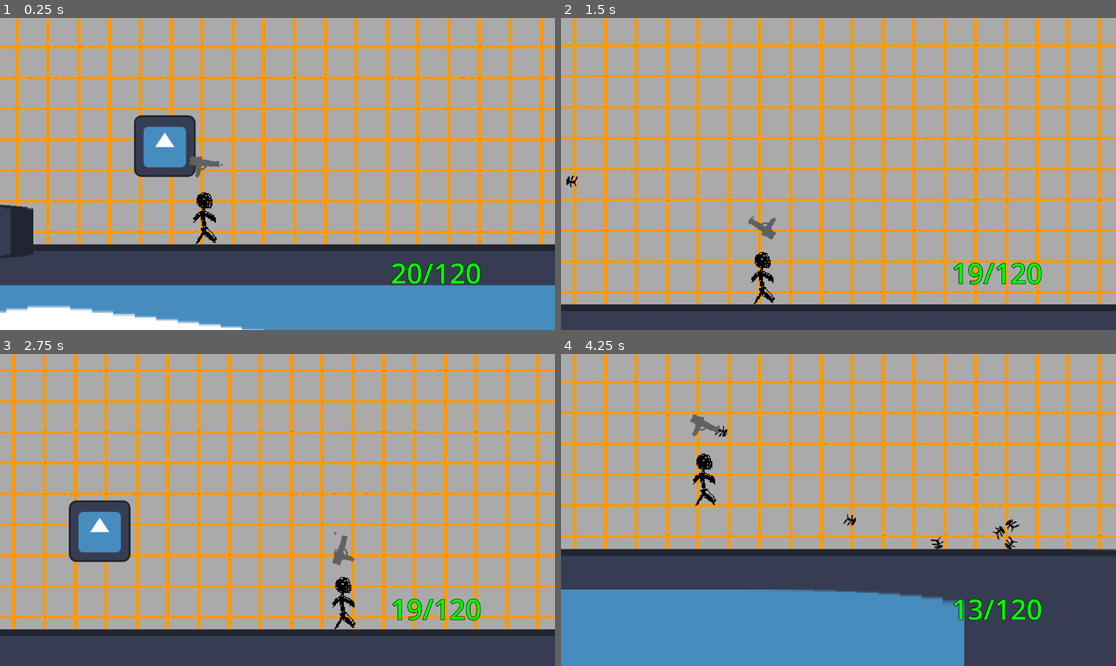
Above: before the commit, frames 1-4 (two rows, left to right).
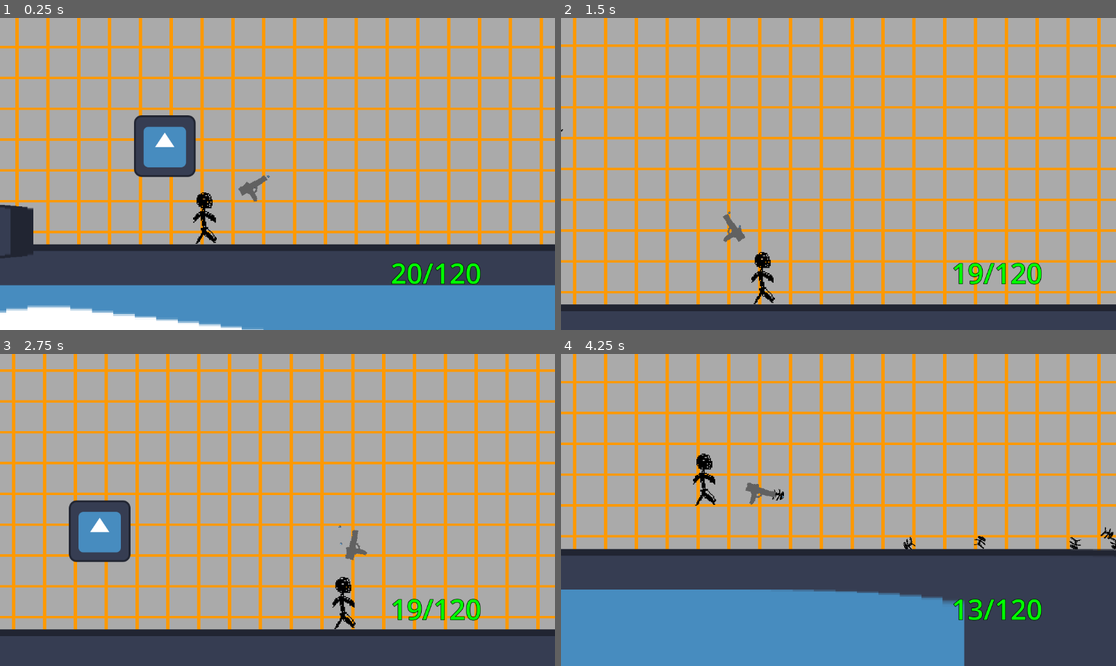
Above: after the commit, the same moments.

Repository: xelaxefensor/Maturitni-prace-Vyvoj-v-hernim-enginu
Game: Godot game, scene res://scenes/test_01.tscn
Two runs of this game, one before a commit and one after it. Both use one fixed random seed, a clock stepped at 60 frames per second and the inputs below. The engine's default icon, where the game draws it, is replaced by a stand-in: a white triangle on a blue panel in a dark square.
Inputs (mouse positions are in pixels of both pictures, inside the frame that each line leads up to):
- Up to frame 1 (0.25 s): no input
- Up to frame 2 (1.5 s): tap Enter at 0.5 s; move the mouse to (960, 158) at 0.52 s; hold Right mouse button (camera_focus) 0.53-1.28 s; hold Right (move_right) from 0.53 s (still down); tap Up (move_up) at 0.77 s; move the mouse to (727, 189) at 1.27 s; click (727, 189) at 1.35 s
- Up to frame 3 (2.75 s): tap Up (move_up) at 1.52 s; move the mouse to (333, 441) at 2.02 s; release Right (move_right) at 2.03 s; hold Left (move_left) from 2.03 s (still down); hold Shift (move_run) from 2.03 s (still down)
- Up to frame 4 (4.25 s): move the mouse to (810, 572) at 2.77 s; release Left (move_left) at 2.78 s; release Shift (move_run) at 2.78 s; hold Right (move_right) from 2.78 s (still down); right-click (810, 572) at 2.85 s; tap Up (move_up) at 3.02, 3.77 s; move the mouse to (1005, 556) at 3.52 s; press the mouse at (1005, 556) at 3.53 s

The runs differ from the first frame. In frame 1, 0.3% of the frame differs, in the area x 34-49%, y 44-60%; in frame 2, 0.4%; in frame 3, 0.3%; in frame 4, 0.8%, in the area x 23-100%, y 19-63%.

Commit message:
weapon

Diff:
--- a/Maturitní práce - Hra/scenes/Player.tscn
+++ b/Maturitní práce - Hra/scenes/Player.tscn
@@ -1,6 +1,6 @@
 [gd_scene load_steps=5 format=3 uid="uid://bx4vhvu8j2m8n"]
 
-[ext_resource type="Script" path="res://scripts/Player.gd" id="1_3hima"]
+[ext_resource type="Script" path="res://scripts/player.gd" id="1_3hima"]
 [ext_resource type="Script" path="res://addons/smoothing/smoothing_2d.gd" id="2_07bar"]
 [ext_resource type="Texture2D" uid="uid://cpcsb6tybsnoc" path="res://sprites/player.png" id="3_w5ugx"]
 
--- /dev/null
+++ b/Maturitní práce - Hra/scenes/arm.tscn
@@ -0,0 +1,3 @@
+[gd_scene format=3 uid="uid://ct7g48t5x5t4a"]
+
+[node name="arm" type="Node2D"]
--- /dev/null
+++ b/Maturitní práce - Hra/scenes/player_arm.tscn
@@ -0,0 +1,10 @@
+[gd_scene load_steps=2 format=3 uid="uid://dkpputlp2gklf"]
+
+[ext_resource type="Script" path="res://scripts/player_arm.gd" id="1_fth7e"]
+
+[node name="player_arm" type="Node2D"]
+script = ExtResource("1_fth7e")
+
+[node name="arm_base" type="Node2D" parent="."]
+
+[node name="arm_end" type="Node2D" parent="."]
--- a/Maturitní práce - Hra/scenes/player_camera.tscn
+++ b/Maturitní práce - Hra/scenes/player_camera.tscn
@@ -1,6 +1,6 @@
 [gd_scene load_steps=2 format=3 uid="uid://cu4gte2qdrwdc"]
 
-[ext_resource type="Script" path="res://scripts/PlayerCamera.gd" id="1_7py22"]
+[ext_resource type="Script" path="res://scripts/player_camera.gd" id="1_7py22"]
 
 [node name="Camera2D" type="Camera2D"]
 offset = Vector2(0, -150)
--- a/Maturitní práce - Hra/scenes/player_ui.tscn
+++ b/Maturitní práce - Hra/scenes/player_ui.tscn
@@ -1,6 +1,6 @@
 [gd_scene load_steps=3 format=3 uid="uid://cj6nb15yb76ka"]
 
-[ext_resource type="Script" path="res://scripts/AmmoLabel.gd" id="1_fc8f4"]
+[ext_resource type="Script" path="res://scripts/ammo_label.gd" id="1_fc8f4"]
 
 [sub_resource type="LabelSettings" id="LabelSettings_8ye4f"]
 font_size = 58
--- a/Maturitní práce - Hra/scenes/test_01.tscn
+++ b/Maturitní práce - Hra/scenes/test_01.tscn
@@ -1,9 +1,10 @@
-[gd_scene load_steps=9 format=3 uid="uid://ta3b1d2vaveo"]
+[gd_scene load_steps=10 format=3 uid="uid://ta3b1d2vaveo"]
 
-[ext_resource type="Environment" uid="uid://dn5innowebx5y" path="res://enviroment_main.tres" id="1_5jx3o"]
+[ext_resource type="Environment" uid="uid://djgihexpv3200" path="res://enviroment_main.tres" id="1_5jx3o"]
 [ext_resource type="Texture2D" uid="uid://dje3oj7pugdh7" path="res://sprites/icon.svg" id="2_kx5ch"]
 [ext_resource type="PackedScene" uid="uid://bx4vhvu8j2m8n" path="res://scenes/Player.tscn" id="3_krkyw"]
 [ext_resource type="PackedScene" uid="uid://cks1e88uoy31b" path="res://scenes/weapon_1.tscn" id="4_5pdqg"]
+[ext_resource type="PackedScene" uid="uid://dkpputlp2gklf" path="res://scenes/player_arm.tscn" id="4_qsd50"]
 [ext_resource type="Texture2D" uid="uid://bfita84ixpc7e" path="res://sprites/untitled.png" id="5_28eeh"]
 [ext_resource type="PackedScene" uid="uid://cu4gte2qdrwdc" path="res://scenes/player_camera.tscn" id="6_72b7l"]
 [ext_resource type="PackedScene" uid="uid://cj6nb15yb76ka" path="res://scenes/player_ui.tscn" id="7_obedy"]
@@ -87,8 +88,10 @@
 z_index = 5
 position = Vector2(-150, -77)
 
-[node name="Weapon" parent="Player" instance=ExtResource("4_5pdqg")]
-position = Vector2(-0.999992, -106)
+[node name="player_arm" parent="Player" instance=ExtResource("4_qsd50")]
+
+[node name="Weapon" parent="Player/player_arm" instance=ExtResource("4_5pdqg")]
+position = Vector2(-0.999985, -106)
 
 [node name="TextureRect" type="TextureRect" parent="."]
 z_as_relative = false
--- a/Maturitní práce - Hra/scenes/weapon_1.tscn
+++ b/Maturitní práce - Hra/scenes/weapon_1.tscn
@@ -12,6 +12,8 @@
 script = ExtResource("4_iinw4")
 
 [node name="Sprite2D" type="Sprite2D" parent="Smoothing2D"]
+z_index = 15
+z_as_relative = false
 texture = ExtResource("1_joju6")
 
 [node name="BulletSpawn" type="Node2D" parent="."]
--- a/Maturitní práce - Hra/scripts/AmmoLabel.gd
+++ b/Maturitní práce - Hra/scripts/ammo_label.gd
@@ -4,7 +4,7 @@
 var weapon
 # Called when the node enters the scene tree for the first time.
 func _ready():
-	weapon = get_node("/root/Node2D/Player/Weapon")
+	weapon = get_node("/root/Node2D/Player/player_arm/Weapon")
 	weapon.ammoChanged.connect(_on_ammo_changed)
 
 
--- /dev/null
+++ b/Maturitní práce - Hra/scripts/player_arm.gd
@@ -0,0 +1,20 @@
+extends Node2D
+
+var armBase
+var armEnd
+var itemInHand
+var armLenght =	120.0
+
+# Called when the node enters the scene tree for the first time.
+func _ready():
+	armBase = get_node("arm_base")
+	armEnd = get_node("arm_end")
+	itemInHand = get_node("Weapon")
+
+
+# Called every frame. 'delta' is the elapsed time since the previous frame.
+func _process(delta):
+	var screenCords = self.get_global_transform_with_canvas().get_origin()
+
+	armEnd.position = armBase.position + (get_viewport().get_mouse_position() - screenCords).normalized() * clamp(armBase.position.distance_to(armBase.position + (get_viewport().get_mouse_position() - screenCords)), -armLenght, armLenght)
+	itemInHand.position = armEnd.position
--- a/Maturitní práce - Hra/scripts/weapon.gd
+++ b/Maturitní práce - Hra/scripts/weapon.gd
@@ -14,6 +14,8 @@
 var bulletForce = 3000
 var reloading = false
 
+var target
+
 signal ammoChanged(currentMagCount,currentAmmoCount)
 
 # Called when the node enters the scene tree for the first time.
@@ -24,6 +26,8 @@
 	bulletSpawn = get_node("BulletSpawn")
 	reloadTimer = get_node("ReloadTimer")
 	fireRateTimer = get_node("FireRateTimer")
+
+	target = get_node("/root/Node2D/Player")
 
 
 # Called every frame. 'delta' is the elapsed time since the previous frame.
@@ -37,10 +41,15 @@
 
 		fireRateZero = false
 		fireRateTimer.start()
+	print(target.position)
 
-
-	var screenCords = self.get_global_transform_with_canvas().get_origin()
+	var screenCords = target.get_global_transform_with_canvas().get_origin()
 	rotation=(screenCords.angle_to_point(get_viewport().get_mouse_position()))
+	print(rotation)
+	if rotation < -1.5 or rotation > 1.5:
+		get_node("Smoothing2D/Sprite2D").set_flip_v(true)
+	else:
+		get_node("Smoothing2D/Sprite2D").set_flip_v(false)
 
 func _on_fire_rate_timer_timeout():
 	fireRateZero = true
Not shown: 1 places in Maturitní práce - Hra/enviroment_main.tres that only renumber resources
Renamed: Maturitní práce - Hra/scripts/Player.gd -> Maturitní práce - Hra/scripts/player.gd
Renamed: Maturitní práce - Hra/scripts/PlayerCamera.gd -> Maturitní práce - Hra/scripts/player_camera.gd
